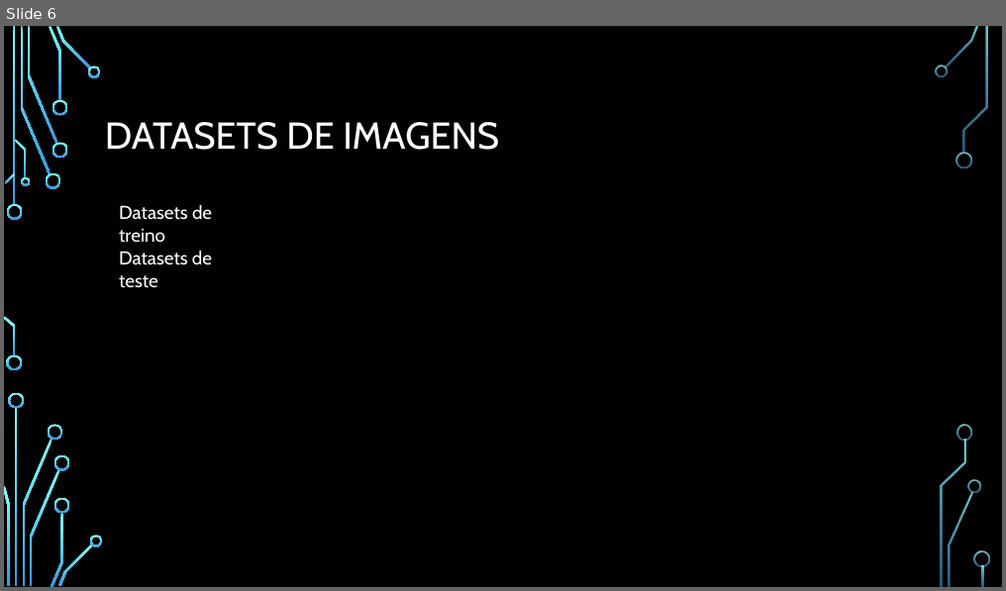
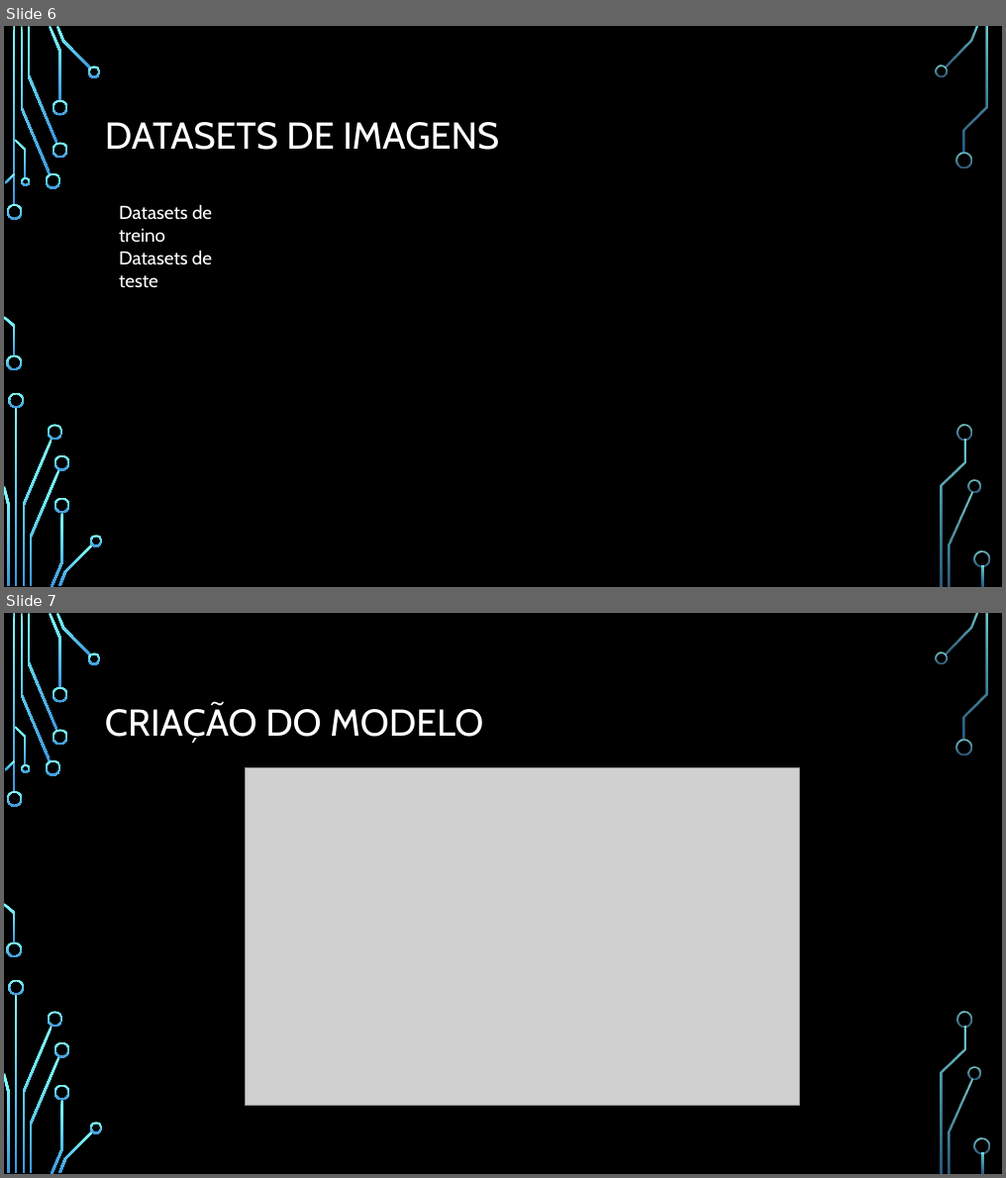
Before and after one commit to edgaralves33017/AB2023_2024v, a slide deck: proj1/apresentacao/apr1.pptx. Shown one above the other, each under a label of ours: slide 6 before the commit, slides 6 and 7 after it. The pictures are 1006x591 and 1006x1178 pixels, drawn with LibreOffice and Linux fonts; fonts in the diff are those of the drawing; grey boxes stand for pictures; background and template pictures are left out. Boxes give left, top, right and bottom in pixels: in the first picture for what was removed or moved away, otherwise in the second. Text is boxed around its words. In the diff, an @@ line names an element or a change of style, - is before the commit and + after.

```diff
--- a/proj1/apresentacao/apr1.pptx
+++ b/proj1/apresentacao/apr1.pptx
@@ slide 7 added at (4, 613, 1002, 1174), background picture (left out); not listed: 36 template elements that a slide beside it also shows @@
@@ title added at (105, 704, 483, 744), 36 pt, text #FFFFFF @@
+CRIAÇÃO DO MODELO
@@ picture added at (245, 768, 799, 1106) @@
```
Also in this commit, not shown: 3 slides changed, 2 other slides added, 4 other files.
